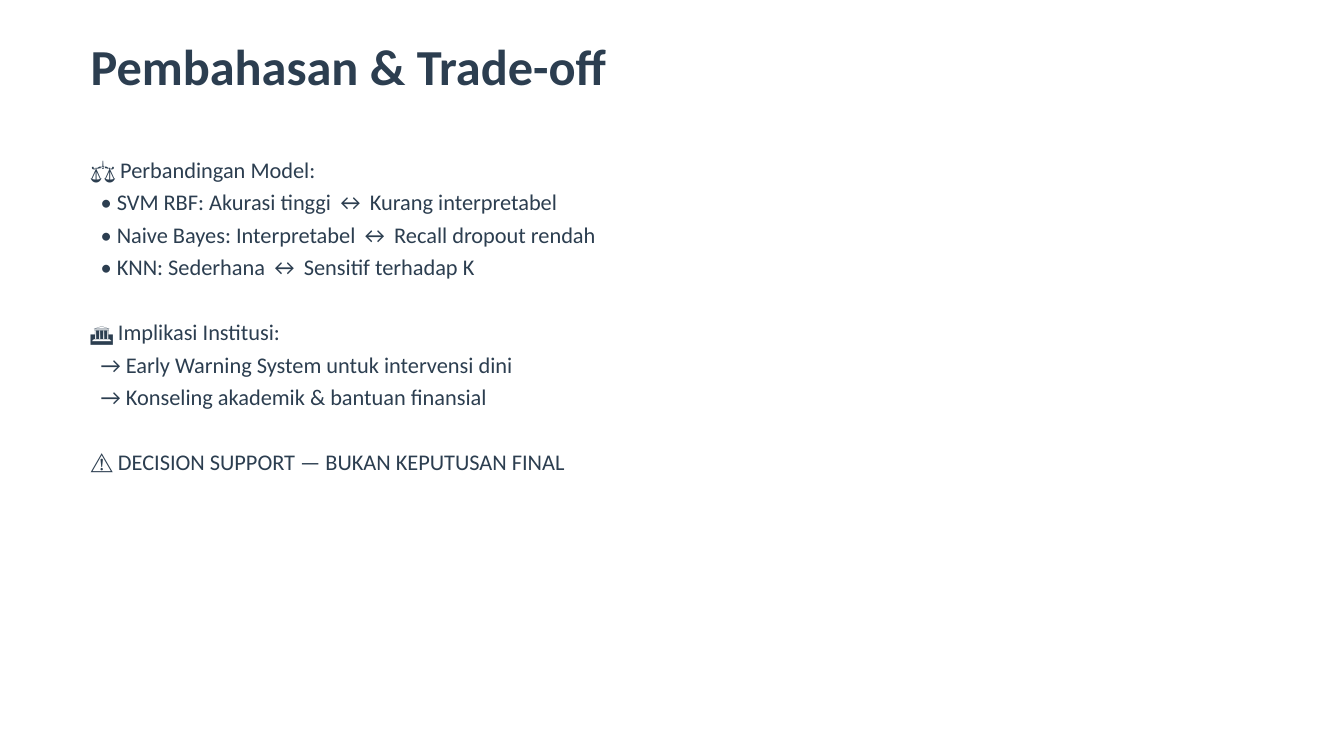
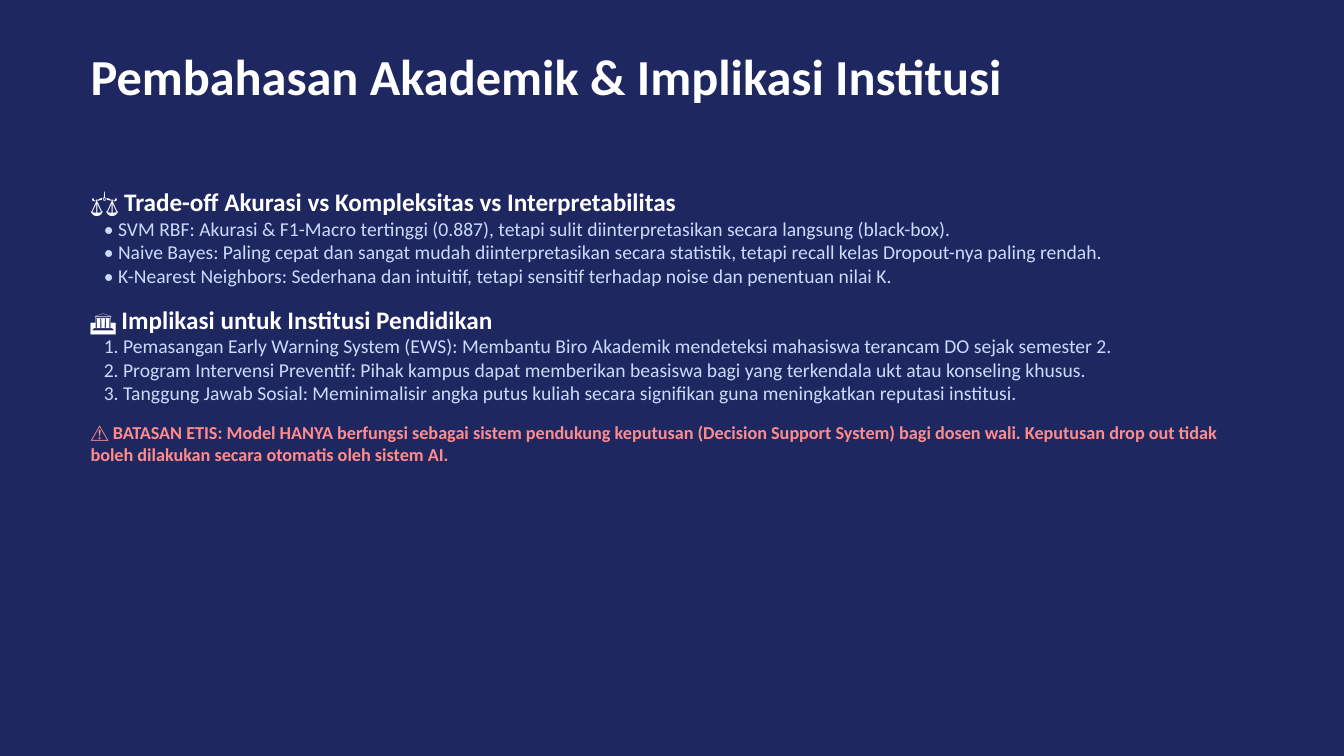
Before and after one commit to hafizmuzani011-collab/uas-ml-kelulusan, a slide deck: slide 7 of presentation/presentasi_uas_ml.pptx. Drawn at 1344x756 pixels with LibreOffice and Linux fonts; fonts in the diff are those of the drawing. Boxes give left, top, right and bottom in pixels: in the first picture for what was removed or moved away, otherwise in the second. Text is boxed around its words. In the diff, an @@ line names an element or a change of style, - is before the commit and + after.

```diff
--- a/presentation/presentasi_uas_ml.pptx
+++ b/presentation/presentasi_uas_ml.pptx
@@ background #FFFFFF to #1F2761 @@
@@ text at box(91, 59, 1001, 103): text changed; text colour #2C3E50 to #FFFFFF @@
-Pembahasan & Trade-off
+Pembahasan Akademik & Implikasi Institusi
@@ text at box(91, 193, 1217, 461): text changed; size 16 to 14 pt; text colour #2C3E50 to #CADCFC @@
-⚖️ Perbandingan Model:
-• SVM RBF: Akurasi tinggi ↔ Kurang interpretabel
-• Naive Bayes: Interpretabel ↔ Recall dropout rendah
-• KNN: Sederhana ↔ Sensitif terhadap K
-🏛️ Implikasi Institusi:
-→ Early Warning System untuk intervensi dini
-→ Konseling akademik & bantuan finansial
-⚠️ DECISION SUPPORT — BUKAN KEPUTUSAN FINAL
+⚖️ Trade-off Akurasi vs Kompleksitas vs Interpretabilitas
+• SVM RBF: Akurasi & F1-Macro tertinggi (0.887), tetapi sulit diinterpretasikan secara langsung (black-box).
+• Naive Bayes: Paling cepat dan sangat mudah diinterpretasikan secara statistik, tetapi recall kelas Dropout-nya paling rendah.
+• K-Nearest Neighbors: Sederhana dan intuitif, tetapi sensitif terhadap noise dan penentuan nilai K.
+🏛️ Implikasi untuk Institusi Pendidikan
+1. Pemasangan Early Warning System (EWS): Membantu Biro Akademik mendeteksi mahasiswa terancam DO sejak semester 2.
+2. Program Intervensi Preventif: Pihak kampus dapat memberikan beasiswa bagi yang terkendala ukt atau konseling khusus.
+3. Tanggung Jawab Sosial: Meminimalisir angka putus kuliah secara signifikan guna meningkatkan reputasi institusi.
+⚠️ BATASAN ETIS: Model HANYA berfungsi sebagai sistem pendukung keputusan (Decision Support System) bagi dosen wali. Keputusan drop out tidak boleh dilakukan secara otomatis oleh sistem AI.
```
Also in this commit, not shown: 9 other slides changed, 2 other files.
